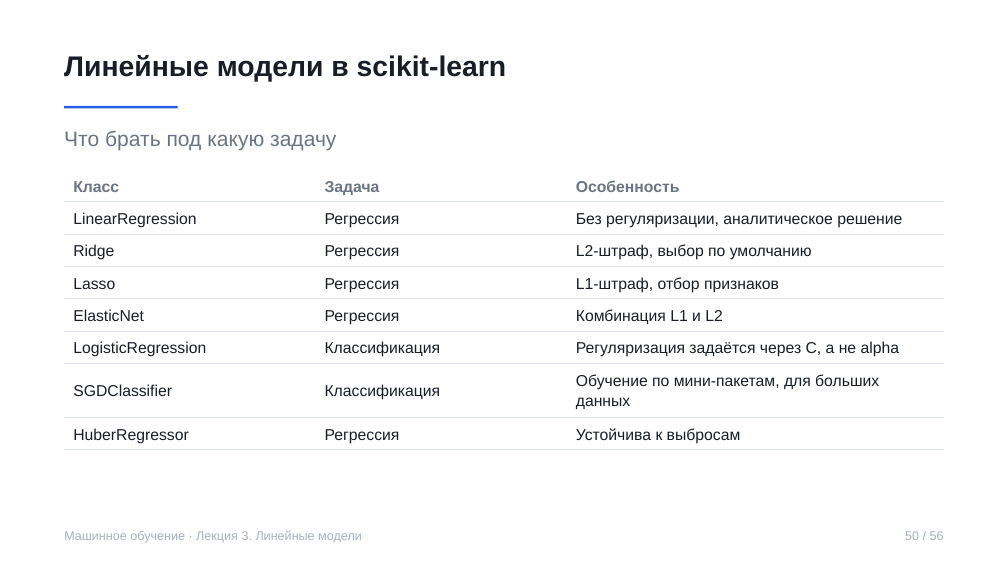
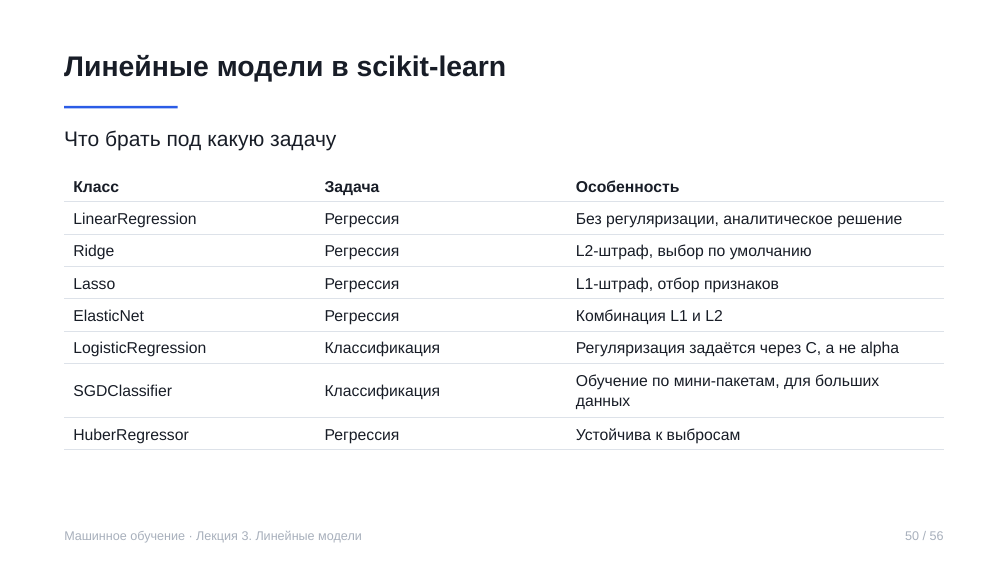
Before and after one commit to rustam-azimov/ml-course-hse, a slide deck: slide 50 of lectures/lecture03.pptx. Drawn at 1008x567 pixels with LibreOffice and Linux fonts; fonts in the diff are those of the drawing. Boxes give left, top, right and bottom in pixels: in the first picture for what was removed or moved away, otherwise in the second. Text is boxed around its words. In the diff, an @@ line names an element or a change of style, - is before the commit and + after.

```diff
--- a/lectures/lecture03.pptx
+++ b/lectures/lecture03.pptx
@@ text "Что брать под какую задачу" at [64, 130, 336, 151]: text colour #6B7484 to #181D27 @@
@@ table at [64, 169, 944, 448] @@
@@ text colour #6B7484 to #181D27 in "Класс", "Задача", "Особенность" @@
```
Also in this commit, not shown: 49 other slides changed, 5 other files.
